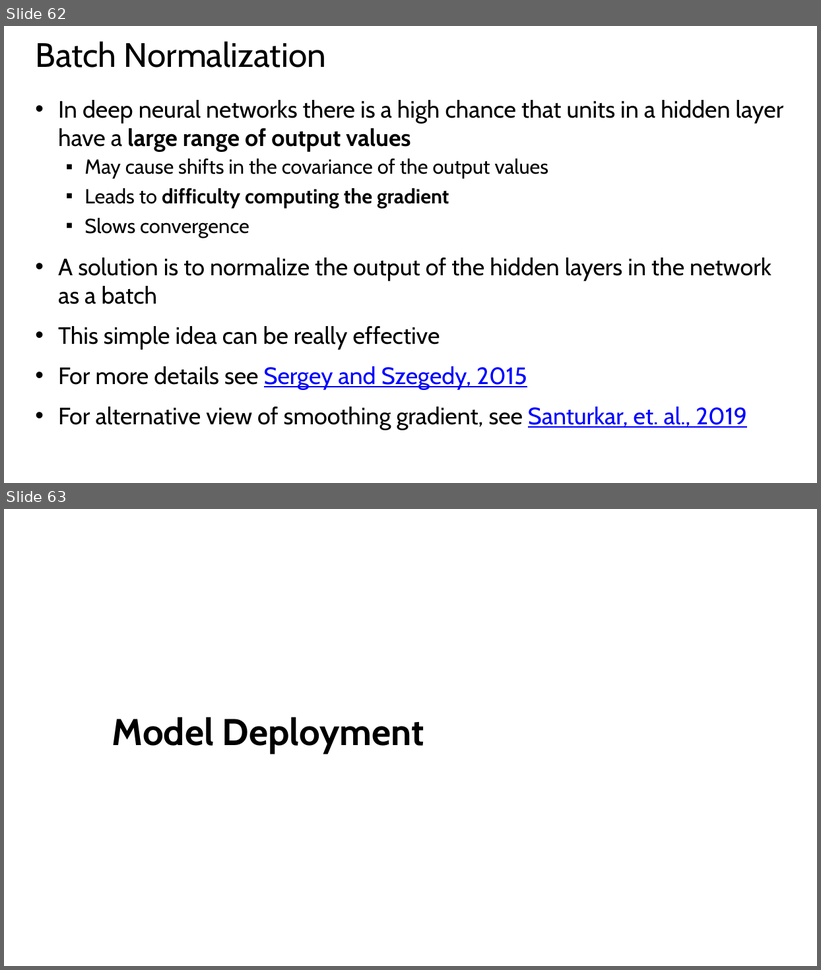
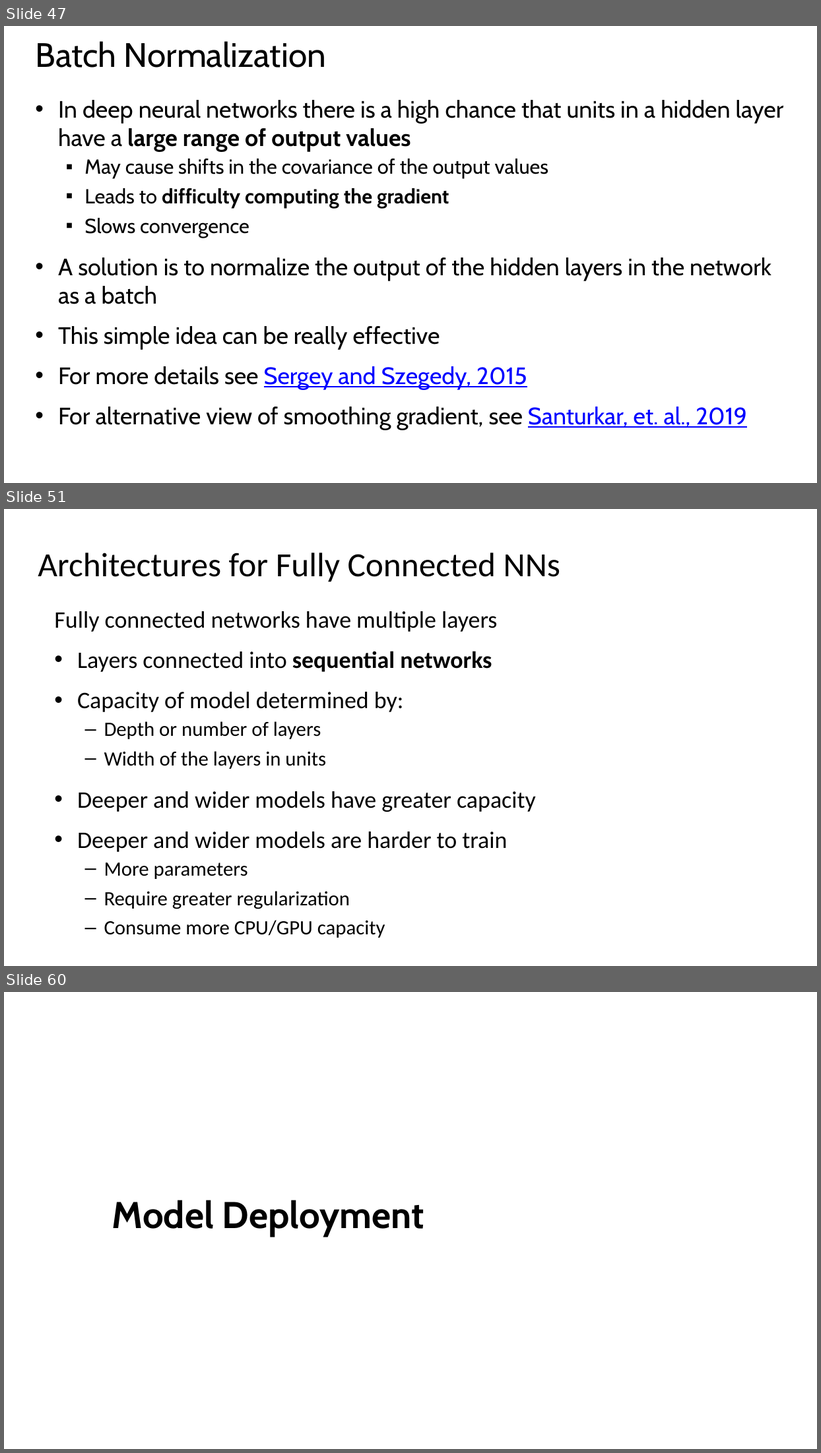
Before and after one commit to StephenElston/CSCI-E25, a slide deck: Slides/5_BuildingBlocksOfDeepLearning.pptx. Shown one above the other, each under a label of ours: slides 62 and 63 before the commit, slides 47, 51 and 60 after it; the slides between them are not shown. The pictures are 821x970 and 821x1453 pixels, drawn with LibreOffice and Linux fonts; fonts in the diff are those of the drawing. Boxes give left, top, right and bottom in pixels: in the first picture for what was removed or moved away, otherwise in the second. Text is boxed around its words. In the diff, an @@ line names an element or a change of style, - is before the commit and + after.

Commit message:
Added slides on NN architecture and learning

```diff
--- a/Slides/5_BuildingBlocksOfDeepLearning.pptx
+++ b/Slides/5_BuildingBlocksOfDeepLearning.pptx
@@ slide 51 added at box(4, 509, 817, 966), background #FFFFFF @@
@@ title added at box(38, 553, 560, 582), 40 pt, text #000000 @@
+Architectures for Fully Connected NNs
@@ text added at box(54, 611, 536, 938), 28 pt, text #000000 @@
+Fully connected networks have multiple layers
+• Layers connected into sequential networks
+• Capacity of model determined by:
+  – Depth or number of layers
+  – Width of the layers in units
+• Deeper and wider models have greater capacity
+• Deeper and wider models are harder to train
+  – More parameters
+  – Require greater regularization
+  – Consume more CPU/GPU capacity
@@ what was slide 62 is now slide 47 @@
@@ what was slide 63 is now slide 60 @@
```
Also in this commit, not shown: 2 slides changed, 11 other slides added.
